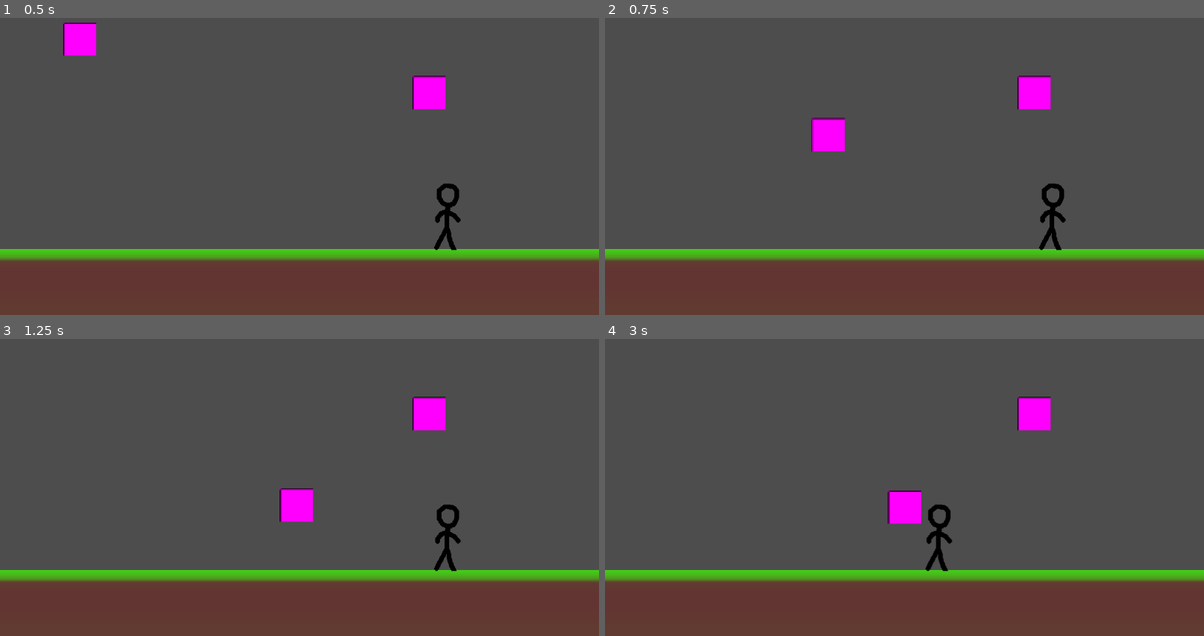
Above: before the commit, frames 1-4 (two rows, left to right).
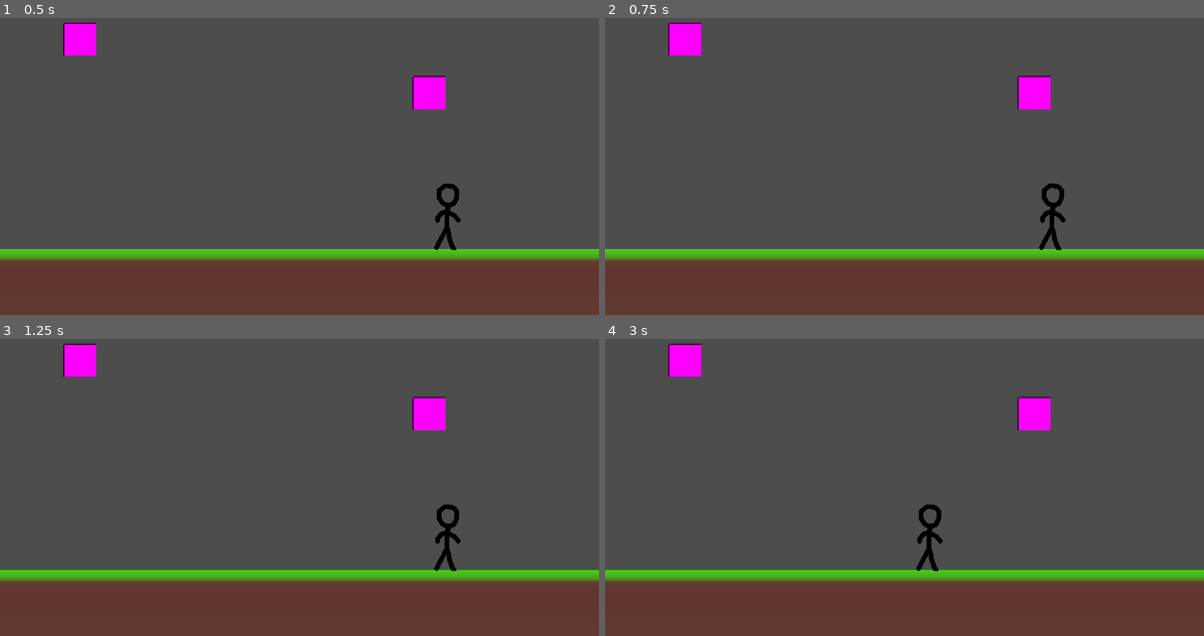
Above: after the commit, the same moments.

Repository: TheCubicCyborg/Starzan
Game: Godot game, scene res://Levels/yank_star_test.tscn
Same seed, same stepped clock (60 frames per second), same inputs: the game is played once before the commit and once after it. The project has no main scene, so this scene is started directly.
Inputs (mouse positions are in pixels of both pictures, inside the frame that each line leads up to):
- Up to frame 1 (0.5 s): no input
- Up to frame 2 (0.75 s): tap Enter at 0.5 s; drag from (682, 38) to (1036, 92) at 0.52 s
- Up to frame 3 (1.25 s): no input
- Up to frame 4 (3 s): drag from (1036, 413) to (874, 535) at 1.27 s; tap Space (jump) at 2 s; move the mouse to (964, 392) at 2.02 s; hold A (move_left) 2.03-2.75 s; click (964, 392) at 2.17 s; drag from (874, 535) to (724, 416) at 2.77 s

Frame 1 is identical in both runs. In frame 2, 1.3% of the frame differs, in the area x 10-41%, y 1-45%; in frame 3, 1.3%; in frame 4, 1.9%, in the area x 10-58%, y 1-79%.

Commit message:
Update yank_star.gd

Diff:
--- a/Entities/yank_star.gd
+++ b/Entities/yank_star.gd
@@ -14,13 +14,15 @@
 func _ready():
 	source = position
 
-func _input_event(viewport, event, shape_idx):
-	if event is InputEventMouseButton:
-		if event.is_pressed() and not moving and not away:
-			print("yanked!")
-			moving = true
-			away = true
-			destination = TEMP_PULL_LOCATION
+#func _input_event(viewport, event, shape_idx):
+	#if event is InputEventMouseButton:
+		#if event.is_pressed() and not moving and not away:
+			#moving = true
+			#away = true
+			#destination = TEMP_PULL_LOCATION
+
+func activate():
+	pass
 
 func _physics_process(delta):
 	var start_position = position
